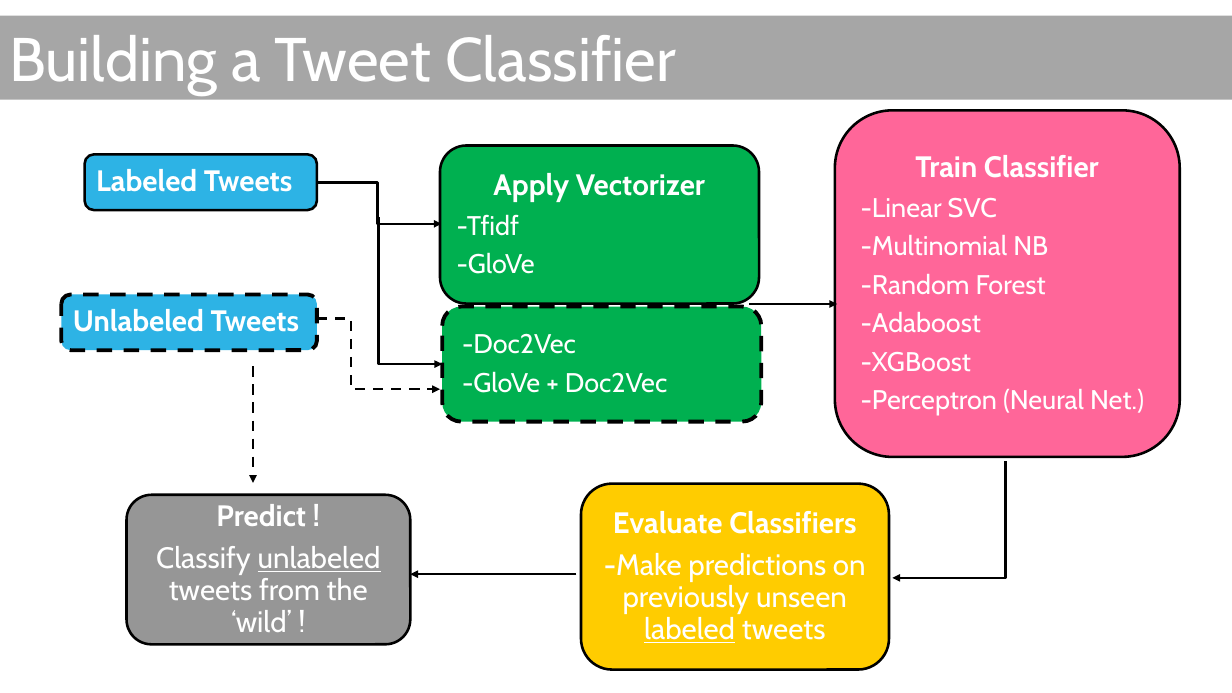
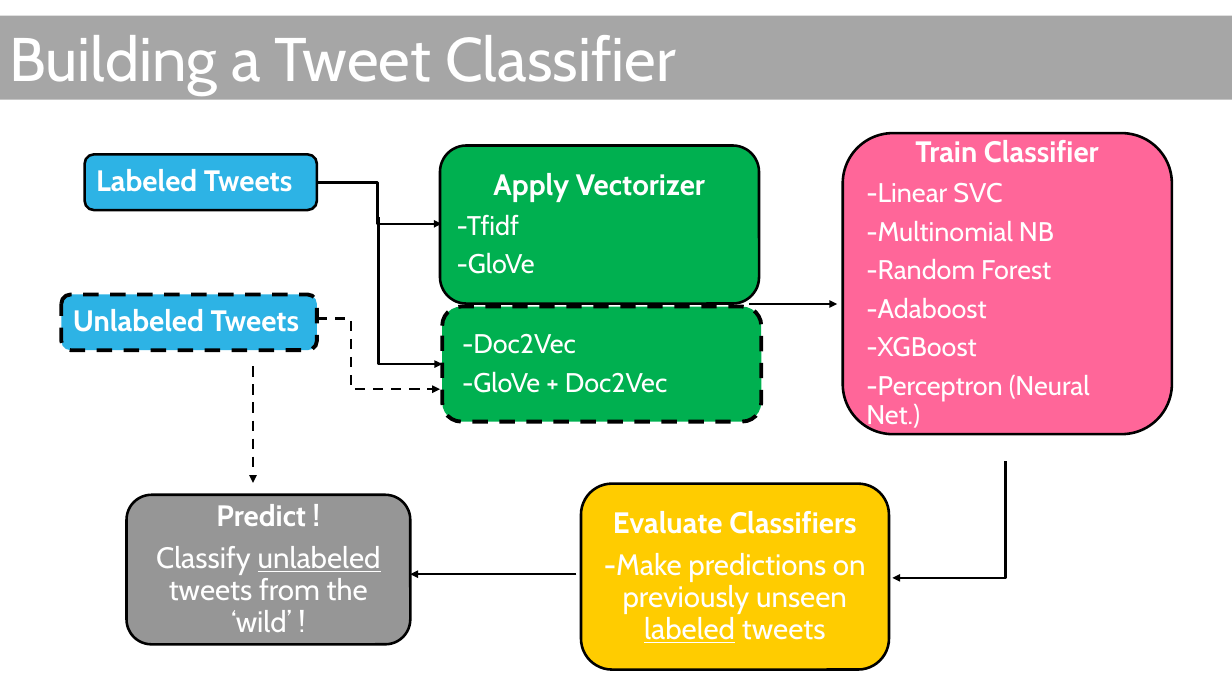
Before and after one commit to douglaspsteen/dsc-capstone-project-v2-online-ds-ft-100719, a slide deck: slide 11 of doug_steen_capstone_pres.pptx (slide 6 before the commit). Drawn at 1232x693 pixels with LibreOffice and Linux fonts; fonts in the diff are those of the drawing. Boxes give left, top, right and bottom in pixels: in the first picture for what was removed or moved away, otherwise in the second. Text is boxed around its words. In the diff, an @@ line names an element or a change of style, - is before the commit and + after.

```diff
--- a/doug_steen_capstone_pres.pptx
+++ b/doug_steen_capstone_pres.pptx
@@ rounded rectangle resized from (x1=836, y1=110, x2=1180, y2=457) to (x1=843, y1=133, x2=1172, y2=434) @@
@@ text "Train Classifier" rewrapped from (x1=861, y1=155, x2=1144, y2=416) to (x1=866, y1=140, x2=1099, y2=430) @@
```
Also in this commit, not shown: 3 other slides changed, 3 slides added, 2 slides removed, 15 other files.
